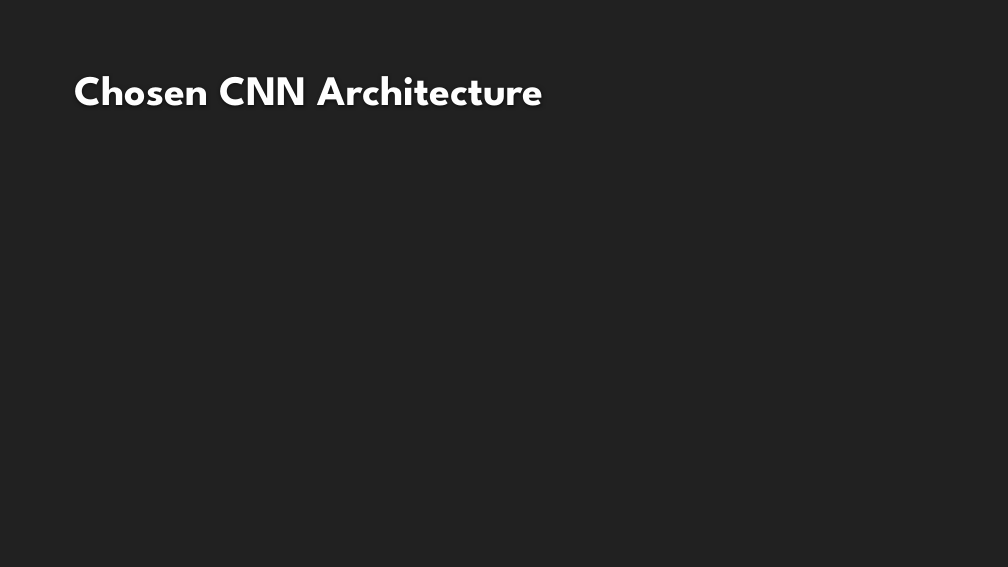
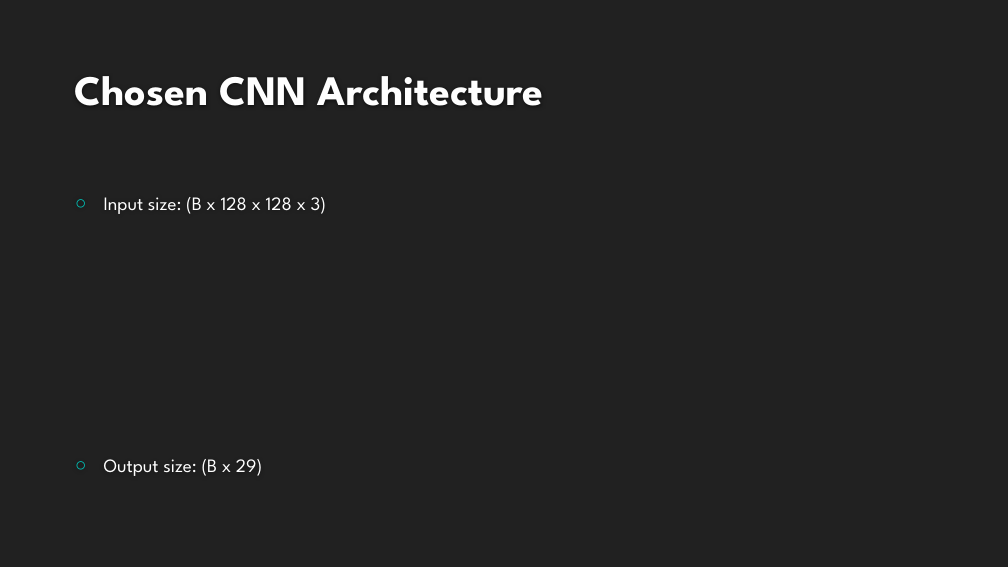
Before and after one commit to landonbuell/Buell-Masters-Project, a slide deck: slide 17 of milestones/BUELL_ENGR6970_Milestone04.pptx (slide 16 before the commit). Drawn at 1008x567 pixels with LibreOffice and Linux fonts; fonts in the diff are those of the drawing; background and template pictures are left out. Boxes give left, top, right and bottom in pixels: in the first picture for what was removed or moved away, otherwise in the second. Text is boxed around its words. In the diff, an @@ line names an element or a change of style, - is before the commit and + after.

```diff
--- a/milestones/BUELL_ENGR6970_Milestone04.pptx
+++ b/milestones/BUELL_ENGR6970_Milestone04.pptx
@@ text added at (104, 197, 326, 476), 18 pt, text #FFFFFF @@
+○ Input size: (B x 128 x 128 x 3)
+○ Output size: (B x 29)
```
Also in this commit, not shown: 2 other slides changed, 6 slides added.
